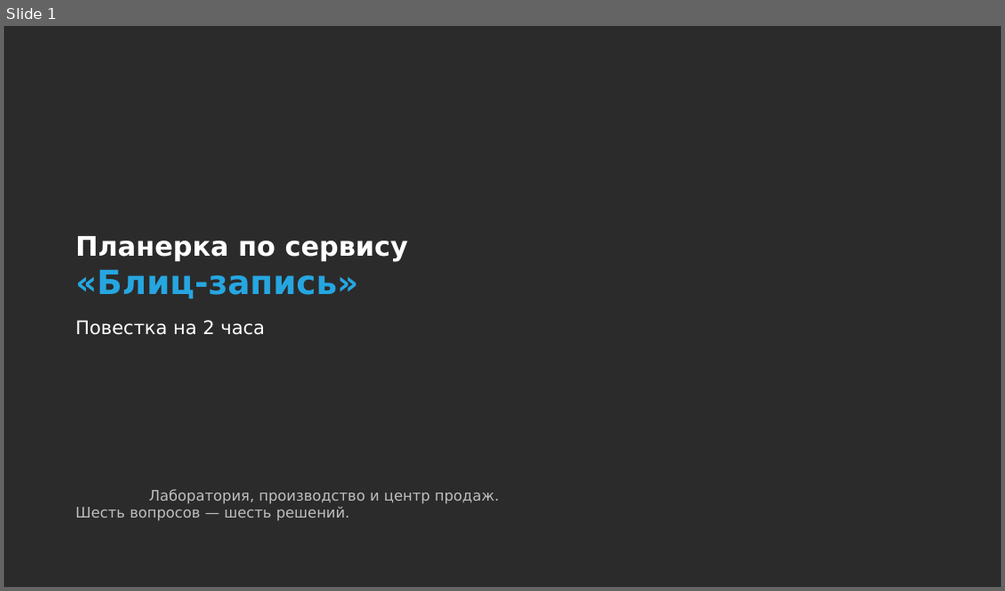
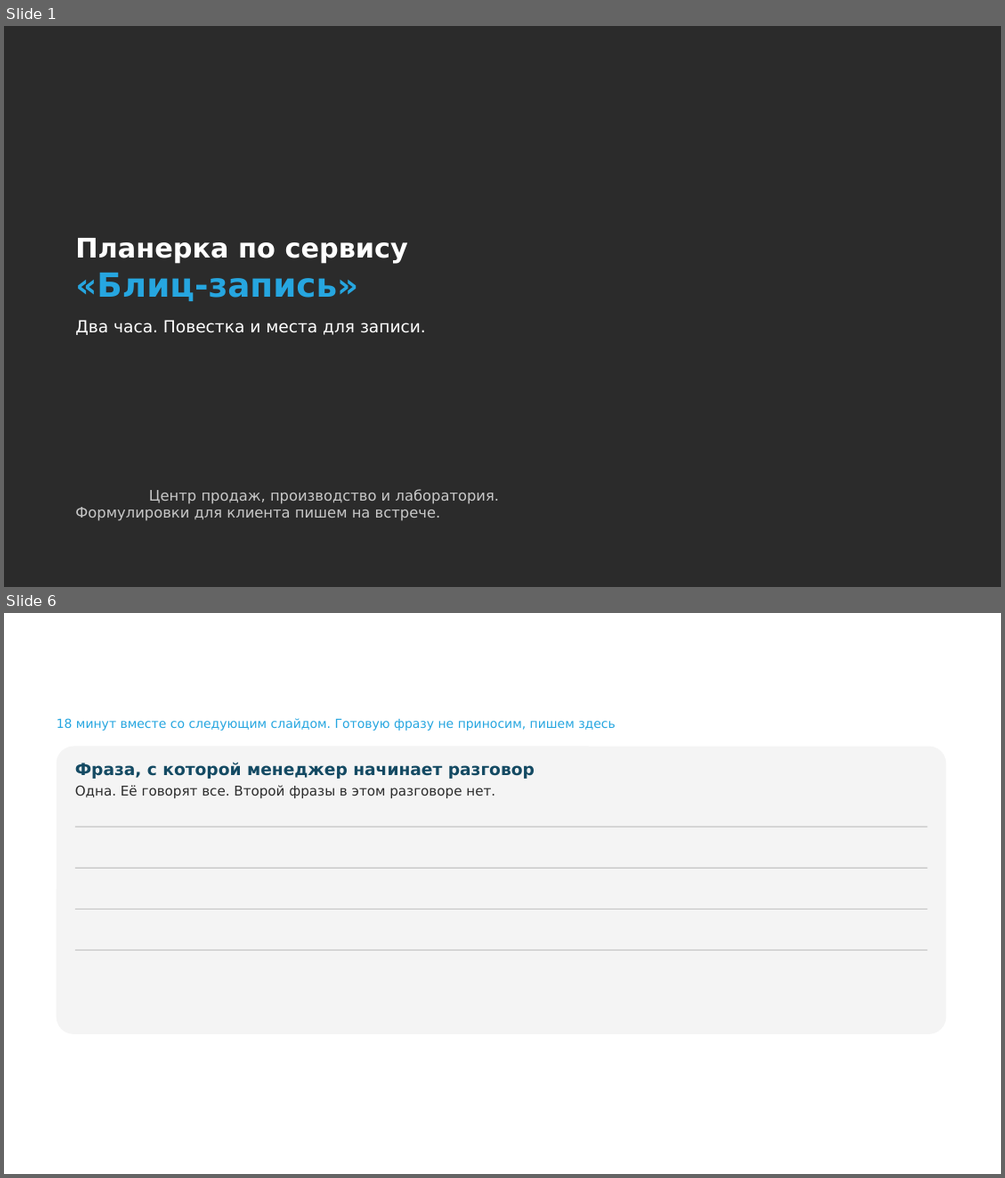
Before and after one commit to daaanilNikonov/for-lisa, a slide deck: presentation/Планерка_Блиц-запись_повестка.pptx. Shown one above the other, each under a label of ours: slide 1 before the commit, slides 1 and 6 after it; the slides between them are not shown. The pictures are 1005x591 and 1005x1178 pixels, drawn with LibreOffice and Linux fonts; fonts in the diff are those of the drawing; background and template pictures are left out; a plain dark background stands for a picture behind light text. Boxes give left, top, right and bottom in pixels: in the first picture for what was removed or moved away, otherwise in the second. Text is boxed around its words. In the diff, an @@ line names an element or a change of style, - is before the commit and + after.

```diff
--- a/presentation/Планерка_Блиц-запись_повестка.pptx
+++ b/presentation/Планерка_Блиц-запись_повестка.pptx
@@ slide 6 added at [4,613,1001,1174], background picture (left out) @@
@@ title added at [77,649,927,730], 26 pt, text #FFFFFF, bold @@
+Одна фраза для клиента
@@ text added at [57,718,615,730], 12 pt, text #26A6E0 @@
+18 минут вместе со следующим слайдом. Готовую фразу не приносим, пишем здесь
@@ rounded rectangle added at [57,747,947,1034], fill #F4F4F4 @@
@@ text added at [75,762,534,798], 13 pt, text #2C2C2C @@
+Фраза, с которой менеджер начинает разговор
+Одна. Её говорят все. Второй фразы в этом разговоре нет.
@@ rectangle added at [75,826,928,827], fill #C5C5C5 @@
@@ rectangle added at [75,868,928,868], fill #C5C5C5 @@
@@ rectangle added at [75,908,928,909], fill #C5C5C5 @@
@@ rectangle added at [75,949,928,950], fill #C5C5C5 @@
@@ slide 1 changed as well @@
@@ title at [75,320,426,335]: text changed; size 18 to 16 pt @@
-Повестка на 2 часа
+Два часа. Повестка и места для записи.
@@ subtitle at [75,489,500,521]: text changed; text colour #BFBFBF to #C8C8C8 @@
-Лаборатория, производство и центр продаж.
-Шесть вопросов — шесть решений.
+Центр продаж, производство и лаборатория.
+Формулировки для клиента пишем на встрече.
```
Also in this commit, not shown: 2 other slides changed, 13 other slides added, 14 slides removed, 1 other file.
